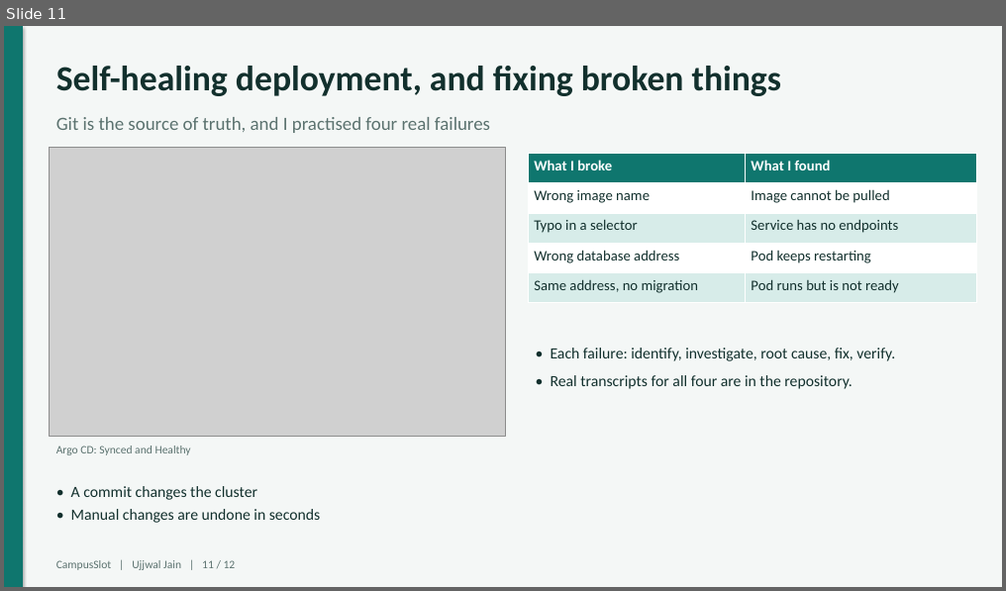
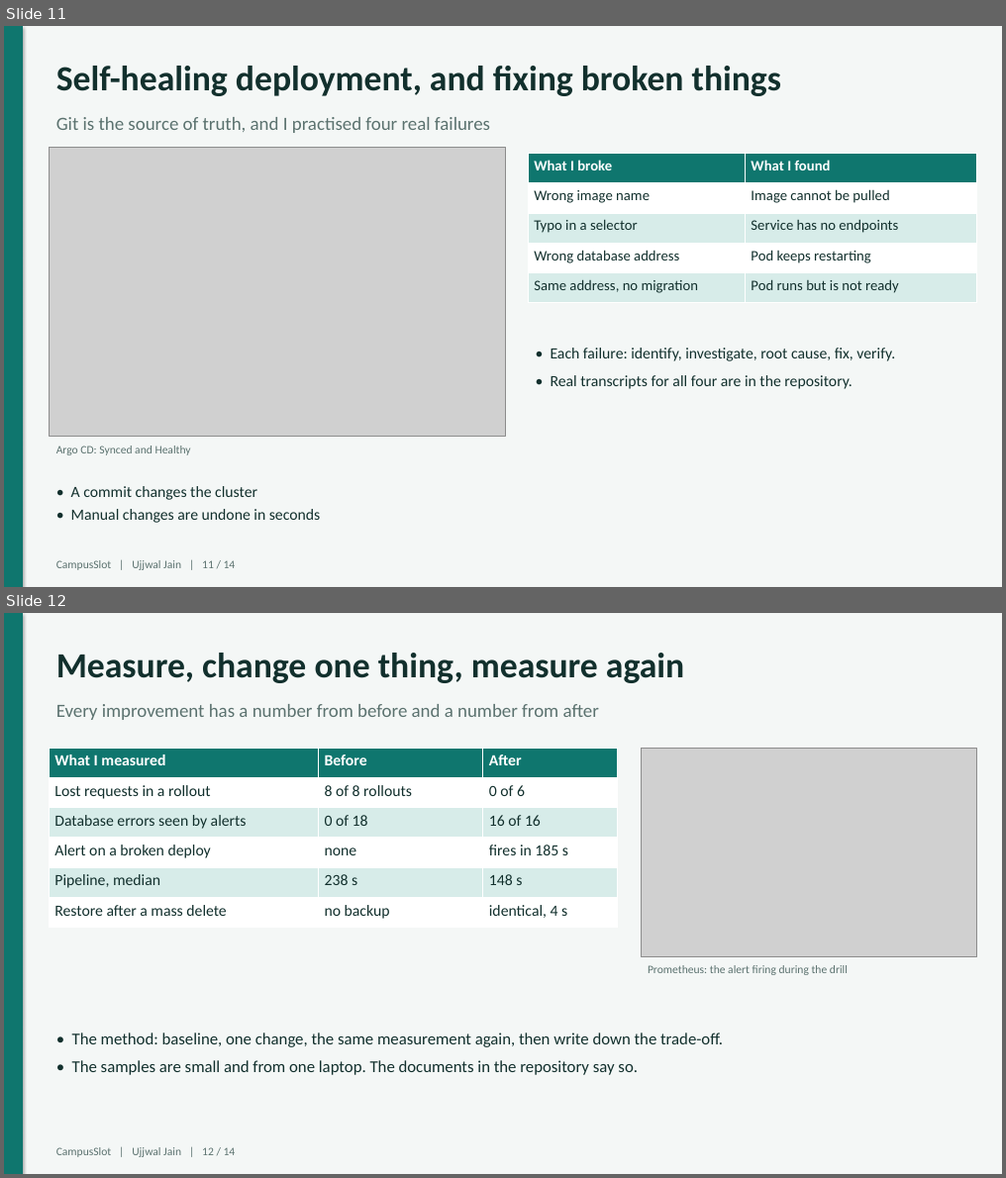
Before and after one commit to Ujjwaljain16/campusslot, a slide deck: docs/presentation/CampusSlot-final-presentation.pptx. Shown one above the other, each under a label of ours: slide 11 before the commit, slides 11 and 12 after it. The pictures are 1006x591 and 1006x1178 pixels, drawn with LibreOffice and Linux fonts; fonts in the diff are those of the drawing; grey boxes stand for pictures. Boxes give left, top, right and bottom in pixels: in the first picture for what was removed or moved away, otherwise in the second. Text is boxed around its words. In the diff, an @@ line names an element or a change of style, - is before the commit and + after.

```diff
--- a/docs/presentation/CampusSlot-final-presentation.pptx
+++ b/docs/presentation/CampusSlot-final-presentation.pptx
@@ slide 12 added at (4, 613, 1002, 1174), background #F4F7F6 @@
@@ rectangle added at (4, 613, 23, 1174), fill #0F766E @@
@@ text added at (56, 653, 684, 683), 34 pt, text #12302D, bold @@
+Measure, change one thing, measure again
@@ text added at (56, 704, 599, 720), 18 pt, text #5B726F @@
+Every improvement has a number from before and a number from after
@@ table added at (49, 748, 618, 928), 6 rows, 3 columns @@
+What I measured | Before | After
+Lost requests in a rollout | 8 of 8 rollouts | 0 of 6
+Database errors seen by alerts | 0 of 18 | 16 of 16
+Alert on a broken deploy | none | fires in 185 s
+Pipeline, median | 238 s | 148 s
+Restore after a mass delete | no backup | identical, 4 s
@@ picture added at (642, 748, 976, 958) @@
@@ text added at (648, 965, 847, 975), 11 pt, text #5B726F @@
+Prometheus: the alert firing during the drill
@@ text added at (72, 1033, 723, 1075), 16 pt, text #12302D @@
+• The method: baseline, one change, the same measurement again, then write down the trade-off.
+• The samples are small and from one laptop. The documents in the repository say so.
@@ text added at (56, 1148, 236, 1157), 11 pt, text #5B726F @@
+CampusSlot | Ujjwal Jain | 12 / 14
@@ slide 11 changed as well @@
@@ text at (56, 561, 236, 570): text changed @@
-CampusSlot | Ujjwal Jain | 11 / 12
+CampusSlot | Ujjwal Jain | 11 / 14
```
Also in this commit, not shown: 11 other slides changed, 1 other slide added, 2 other files.
